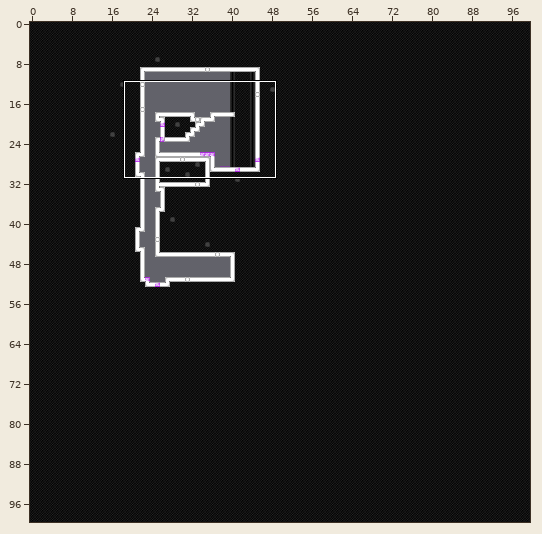
Two versions of a level (Tiled map (JSON), assets/levels/level4.json). Above: a wide view before the commit, with the close-up outlined.
Close-up. The starting point:
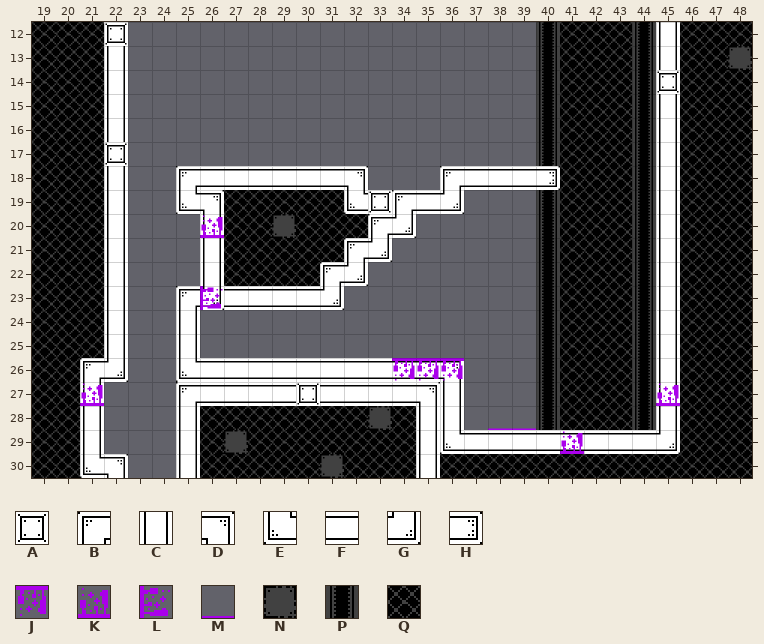
Cells are 32x32 px. Shown: x 19..48, y 12..30. The commit also changed other parts of the map, which this record leaves out.
Key: from "tilemap": A 11, B 27, C 28, D 29, E 35, F 36, G 37, H 39, J 40, K 41, L 42, M 51, N 59, P 62, Q 63.
_ is an empty cell, # one hidden under a higher layer.
Layer "Tile Layer 1" before, first column x 19:
12 QQQA______________________CQQQ
13 QQQC______________________CQQ#
14 QQQC______________________AQQQ
15 QQQC______________________CQQQ
16 QQQC______________________CQQQ
17 QQQA______________________CQQQ
18 QQQC__BFFFFFFD___BFFFH____CQQQ
19 QQQC__EDQQQQQEABFG________CQQQ
20 QQQC___CQQ#QQQBG__________CQQQ
21 QQQC___CQQQQQBG___________CQQQ
22 QQQC___CQQQQBG____________CQQQ
23 QQQC__BGFFFFG_____________CQQQ
24 QQQC__C___________________CQQQ
25 QQQC__C___________________CQQQ
26 QQBG__EFFFFFFFFFFD________CQQQ
27 QQC___BFFFFAFFFFDC________CQQQ
28 QQC___CQQQQQQQ#QCC________CQQQ
29 QQC___CQ#QQQQQQQCEFFFFFFFFGQQQ
30 QQED__CQQQQQ#QQQCQQQQQQQQQQQQQ
Layer "Tile Layer 2" before, first column x 19:
12 _____________________PQQQP____
13 _____________________PQQQP___N
14 _____________________PQQQP____
15 _____________________PQQQP____
16 _____________________PQQQP____
17 _____________________PQQQP____
18 ______________________QQQP____
19 _____________________PQQQP____
20 _______K__N__________PQQQP____
21 _____________________PQQQP____
22 _____________________PQQQP____
23 _______L_____________PQQQP____
24 _____________________PQQQP____
25 _____________________PQQQP____
26 _______________JJJ___PQQQP____
27 __K__________________PQQQPK___
28 ______________N____MMPQQQP____
29 ________N_____________K_______
30 ____________N_________________
Once edited:
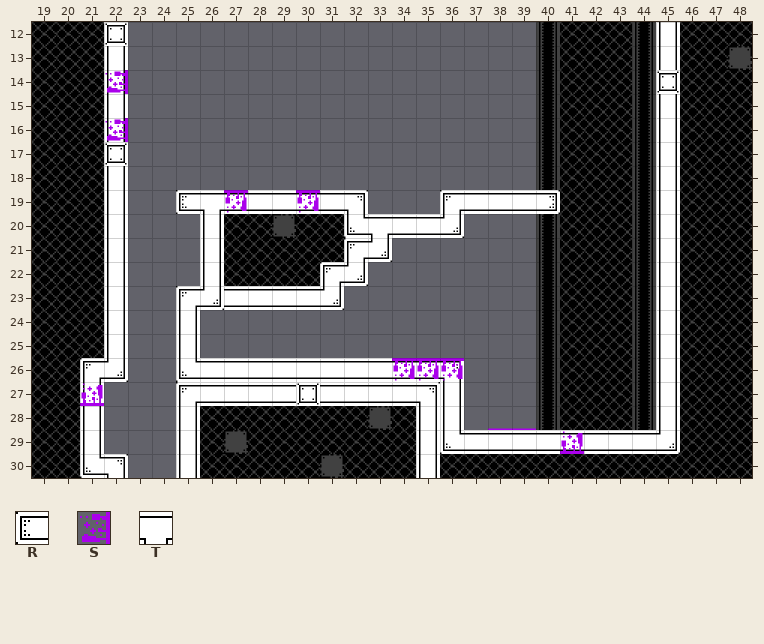
Further tiles: from "tilemap": R 34, S 43, T 47.
Diff:
Layer "Tile Layer 1":
y 18: x 25..32 BFFFFFFD -> ________; x 36..40 BFFFH -> _____
y 19: x 25..40 EDQQQQQEABFG____ -> ##FFFFFD___BFFFH
y 20: x 32..36 QBG__ -> ETFFG
Layer "Tile Layer 2":
y 14: x 22 _ -> S
y 16: x 22 _ -> S
y 18: x 40 _ -> P
y 19: x 25..27 ___ -> RTJ; x 30 _ -> J; x 40 P -> _
y 20: x 26 K -> _
y 23: x 26 L -> _
y 27: x 45 K -> _
Changed places in both close-ups, as pixel boxes (x1, y1, x2, y2):
added: (105, 70, 128, 94)
added: (105, 118, 128, 142)
changed: (176, 166, 560, 238)
removed: (200, 286, 223, 310)
removed: (656, 383, 680, 406)
